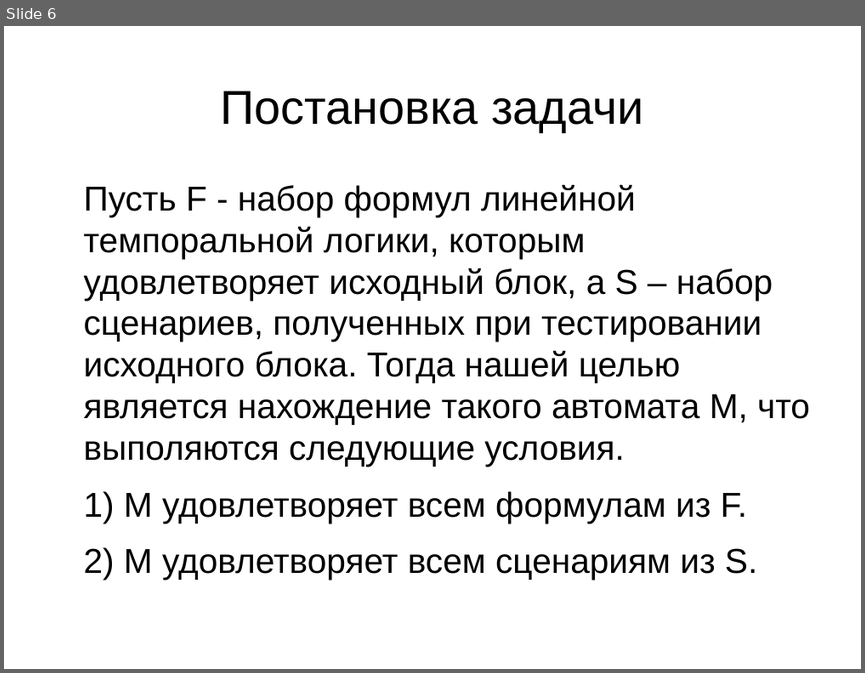
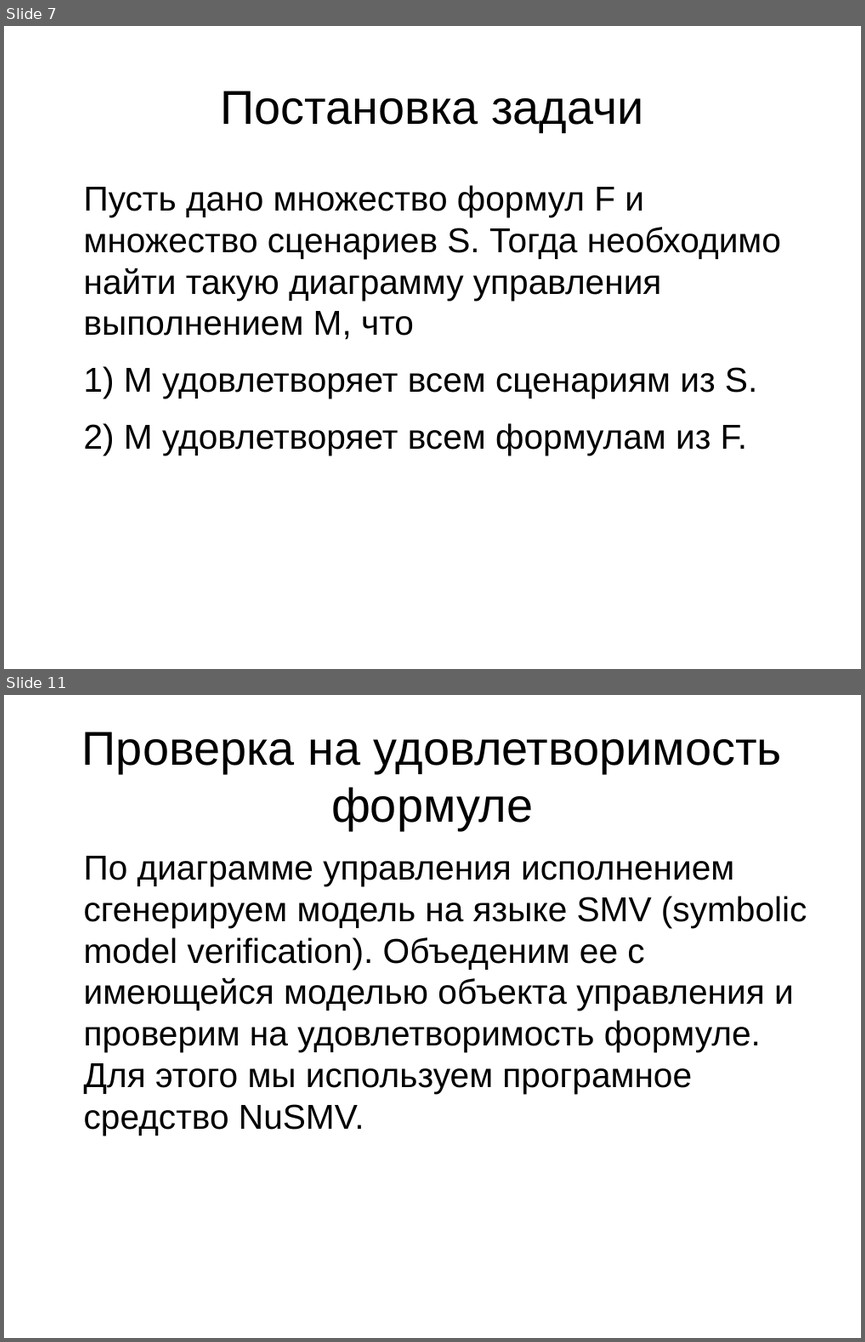
Before and after one commit to V1489Cygni/spec2fb, a slide deck: Presentation.odp. Shown one above the other, each under a label of ours: slide 6 before the commit, slides 7 and 11 after it; the slides between them are not shown. The pictures are 865x673 and 865x1342 pixels, drawn with LibreOffice and Linux fonts; fonts in the diff are those of the drawing. Boxes give left, top, right and bottom in pixels: in the first picture for what was removed or moved away, otherwise in the second. Text is boxed around its words. In the diff, an @@ line names an element or a change of style, - is before the commit and + after.

```diff
--- a/Presentation.odp
+++ b/Presentation.odp
@@ slide 11 added at (4, 695, 861, 1338), background #FFFFFF @@
@@ title added at (82, 732, 782, 830), 44 pt, text #000000 @@
+Проверка на удовлетворимость формуле
@@ text added at (84, 856, 807, 1134), 32 pt, text #000000 @@
+По диаграмме управления исполнением сгенерируем модель на языке SMV (symbolic model verification). Объеденим ее с имеющейся моделью объекта управления и проверим на удовлетворимость формуле. Для этого мы используем програмное средство NuSMV.
@@ what was slide 6 is now slide 7 @@
@@ slide 7 changed as well @@
@@ text at (84, 185, 781, 455): text changed @@
-Пусть F - набор формул линейной темпоральной логики, которым удовлетворяет исходный блок, а S – набор сценариев, полученных при тестировании исходного блока. Тогда нашей целью является нахождение такого автомата M, что выполяются следующие условия.
-1) M удовлетворяет всем формулам из F.
-2) M удовлетворяет всем сценариям из S.
+Пусть дано множество формул F и множество сценариев S. Тогда необходимо найти такую диаграмму управления выполнением M, что
+1) M удовлетворяет всем сценариям из S.
+2) M удовлетворяет всем формулам из F.
```
Also in this commit, not shown: 7 other slides changed, 8 other slides added, 16 slides removed, 3 other files.
